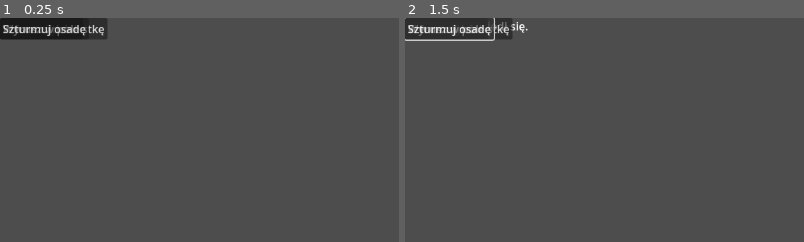
Above: before the commit, frames 1-2 (left to right).
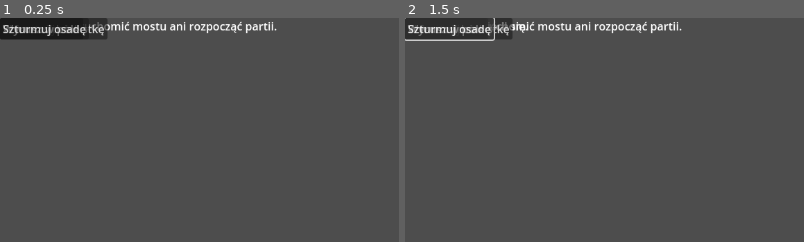
Above: after the commit, the same moments.

Repository: sochiera/total-battle-brothers-for-wesnoth
Game: Godot game, scene res://scenes/main.tscn
Same seed, same stepped clock (60 frames per second), same inputs: the game is played once before the commit and once after it.
Inputs:
- Up to frame 1 (0.25 s): no input
- Up to frame 2 (1.5 s): click "Następna tura" at 0.5 s; click "Rozwiń osadę" at 1.25 s
The pictures show only the part of the screen within x 0-50%, y 0-50%; the shares and areas given below are measured in that part.

The runs differ from the first frame. In frame 1, 0.9% of the frame differs, in the area x 21-70%, y 1-7%; in frame 2, 0.8%.

Commit message:
feat: G82.2b: czytelny komunikat, gdy most nie wystartuje

Diff:
--- a/game/scenes/main.tscn
+++ b/game/scenes/main.tscn
@@ -12,6 +12,8 @@
 script = ExtResource("1_main")
 
 [node name="DateLabel" type="Label" parent="."]
+
+[node name="StartStatusLabel" type="Label" parent="."]
 
 [node name="RegionList" type="ItemList" parent="."]
 
--- a/game/scripts/main.gd
+++ b/game/scripts/main.gd
@@ -5,6 +5,7 @@
 const BridgeClient = preload("res://scripts/bridge_client.gd")
 const BridgeConfig = preload("res://scripts/bridge_config.gd")
 const OrderResult = preload("res://scripts/order_result.gd")
+const START_FAILURE_STATUS := "Nie udało się uruchomić mostu ani rozpocząć partii."
 
 
 var _client: Variant = null
@@ -16,6 +17,7 @@
 
 func start_session(config) -> bool:
 	if not BridgeConfig.is_valid_session_config(config):
+		_apply_start_failure_status(false)
 		return false
 
 	var command: String = config["command"]
@@ -23,7 +25,13 @@
 	var seed: int = config["seed"]
 	var client := BridgeClient.create_persistent(command, state_path, seed)
 	bind_client(client)
-	return refresh_from_bridge(client)
+	var started := refresh_from_bridge(client)
+	_apply_start_failure_status(started)
+	return started
+
+
+func _apply_start_failure_status(started: bool) -> void:
+	$StartStatusLabel.text = "" if started else START_FAILURE_STATUS
 
 
 func bind_client(client) -> void:
--- a/game/tests/start_session_invalid_config_probe.gd
+++ b/game/tests/start_session_invalid_config_probe.gd
@@ -76,6 +76,7 @@
 	}))
 	results.append(scene_root.start_session([]))
 
+	var status_label := scene_root.get_node_or_null("StartStatusLabel") as Label
 	print(PREFIX, JSON.stringify({
 		"available": true,
 		"results": results,
@@ -85,6 +86,8 @@
 		"request_exists": FileAccess.file_exists(
 			ProjectSettings.globalize_path("user://bridge_request.jsonl")
 		),
+		"has_start_status_label": status_label != null,
+		"start_status": "" if status_label == null else status_label.text,
 	}))
 	call_deferred("quit", 0)
 
--- /dev/null
+++ b/game/tests/start_status_probe.gd
@@ -0,0 +1,69 @@
+extends SceneTree
+
+
+const MAIN_SCENE_PATH := "res://scenes/main.tscn"
+const BridgeConfig = preload("res://scripts/bridge_config.gd")
+const PREFIX := "START_STATUS "
+
+
+func _init() -> void:
+	var args: PackedStringArray = OS.get_cmdline_user_args()
+	var scene := ResourceLoader.load(MAIN_SCENE_PATH) as PackedScene
+	if scene == null:
+		_fail("cannot load main scene")
+		return
+	var scene_root := scene.instantiate() as Control
+	if scene_root == null:
+		_fail("cannot instantiate main scene")
+		return
+	root.add_child(scene_root)
+
+	if args.is_empty():
+		call_deferred("_observe_autostart", scene_root)
+		return
+
+	if args.size() != 3:
+		_fail("expected no args (autostart) or command, state path and seed")
+		return
+	if not scene_root.has_method("start_session"):
+		print(PREFIX, JSON.stringify({"available": false}))
+		call_deferred("quit", 0)
+		return
+
+	var config: Variant = BridgeConfig.from_values(args[0], args[1], args[2])
+	var started: bool = scene_root.start_session(config)
+	print(PREFIX, JSON.stringify(_payload(scene_root, started, args[1])))
+	call_deferred("quit", 0)
+
+
+func _observe_autostart(scene_root: Control) -> void:
+	var config: Dictionary = BridgeConfig.from_environment()
+	var state_path: String = str(config.get("state_path", ""))
+	print(PREFIX, JSON.stringify(_payload(scene_root, null, state_path)))
+	call_deferred("quit", 0)
+
+
+func _payload(scene_root: Control, started: Variant, state_path: String) -> Dictionary:
+	var status_label := scene_root.get_node_or_null("StartStatusLabel") as Label
+	var region_list := scene_root.get_node("RegionList") as ItemList
+	var names: Array[String] = []
+	for index: int in region_list.item_count:
+		names.append(region_list.get_item_text(index))
+	return {
+		"available": true,
+		"has_start_status_label": status_label != null,
+		"start_status": "" if status_label == null else status_label.text,
+		"order_status": (scene_root.get_node("LastOrderStatusLabel") as Label).text,
+		"date": (scene_root.get_node("DateLabel") as Label).text,
+		"duchy_status": (scene_root.get_node("PlayerDuchyStatusLabel") as Label).text,
+		"regions": names,
+		"started": started,
+		"state_exists": (
+			not state_path.is_empty() and FileAccess.file_exists(state_path)
+		),
+	}
+
+
+func _fail(message: String) -> void:
+	printerr("start_status_probe: ", message)
+	call_deferred("quit", 2)
Not shown, changed: tests/test_godot_main_scene.py
Not shown, changed: tests/test_godot_main_scene_start_session.py
